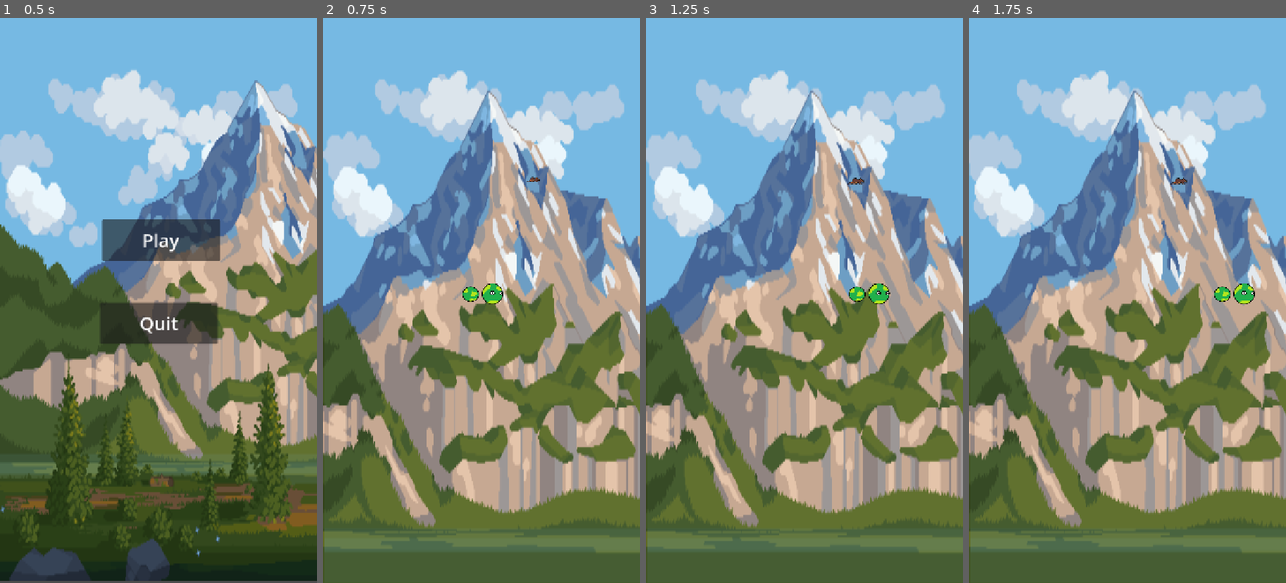
Above: before the commit, frames 1-4 (left to right).
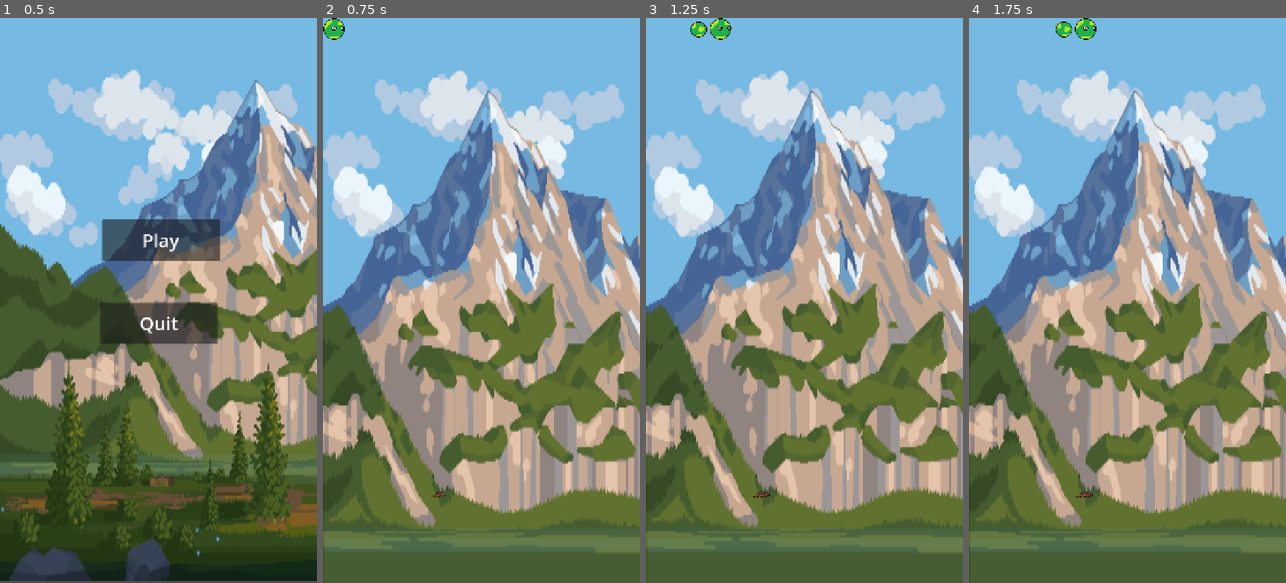
Above: after the commit, the same moments.

Repository: SonOchka/Snake
Game: Godot game, scene res://menu.tscn
Two runs of this game, one before a commit and one after it. Both use one fixed random seed, a clock stepped at 60 frames per second and the inputs below.
Inputs (mouse positions are in pixels of both pictures, inside the frame that each line leads up to):
- Up to frame 1 (0.5 s): no input
- Up to frame 2 (0.75 s): click "Play" at 0.5 s
- Up to frame 3 (1.25 s): no input
- Up to frame 4 (1.75 s): move the mouse to (1197, 272) at 1.27 s; hold Right (ui_right) from 1.28 s (still down); click (1197, 272) at 1.42 s

Frame 1 is identical in both runs. In frame 2, 0.6% of the frame differs, in the area x 0-69%, y 0-85%; in frame 3, 0.7%; in frame 4, 0.7%, in the area x 27-91%, y 0-85%.

Commit message:
fix position

Diff:
--- a/head.gd
+++ b/head.gd
@@ -21,8 +21,11 @@
 	add_to_group("head")
 
 	var screen_size = get_viewport().get_visible_rect().size
-	global_position = Vector2(round(screen_size.x / 2 / GRID_SIZE) * GRID_SIZE, round(screen_size.y / 2 / GRID_SIZE) * GRID_SIZE)
+	# старый метод позиционирования
+	#global_position = Vector2(round(screen_size.x / 2 / GRID_SIZE) * GRID_SIZE, round(screen_size.y / 2 / GRID_SIZE) * GRID_SIZE)
 
+	# убрал лишнее и сдвинул глобальную позицию в центр клетки
+	global_position = Vector2(GRID_SIZE / 2, GRID_SIZE / 2)
 
 	call_deferred("initialize_snake")
 	area_entered.connect(_on_area_entered)
--- a/main.tscn
+++ b/main.tscn
@@ -1,10 +1,6 @@
-[gd_scene load_steps=7 format=3 uid="uid://by08pfaqno0ax"]
+[gd_scene load_steps=3 format=3 uid="uid://by08pfaqno0ax"]
 
-[ext_resource type="Script" uid="uid://56o76hcttdem" path="res://head.gd" id="1_lquwl"]
-[ext_resource type="Texture2D" uid="uid://b7y7nyo38kq2h" path="res://i (1)-edited-free (carve.photos).png" id="2_7mycd"]
-[ext_resource type="Script" uid="uid://m8arkaeb2oh6" path="res://body_parts.gd" id="3_272bh"]
-[ext_resource type="Texture2D" uid="uid://ckr10dqymlws3" path="res://body.png" id="4_5vw27"]
-[ext_resource type="Texture2D" uid="uid://caebgsv51p2gl" path="res://body2.png" id="5_kek77"]
+[ext_resource type="Script" uid="uid://rdsy36tbjkc7" path="res://head.gd" id="1_lquwl"]
 
 [sub_resource type="CircleShape2D" id="CircleShape2D_4c57u"]
 radius = 13.0
@@ -17,21 +13,17 @@
 
 [node name="Sprite2D" type="Sprite2D" parent="Head"]
 scale = Vector2(0.374402, 0.424387)
-texture = ExtResource("2_7mycd")
 
 [node name="CollisionShape2D" type="CollisionShape2D" parent="Head"]
 shape = SubResource("CircleShape2D_4c57u")
 
 [node name="BodyParts" type="Node2D" parent="."]
-script = ExtResource("3_272bh")
 
 [node name="Segment1" type="Sprite2D" parent="BodyParts"]
 position = Vector2(164, 41)
 rotation = -3.14159
 scale = Vector2(0.366, 0.421)
-texture = ExtResource("4_5vw27")
 
 [node name="Segment2" type="Sprite2D" parent="BodyParts"]
 position = Vector2(74, 47)
 scale = Vector2(0.479, 0.427)
-texture = ExtResource("5_kek77")
--- a/project.godot
+++ b/project.godot
@@ -65,7 +65,6 @@
 
 [rendering]
 
-renderer/rendering_method="mobile"
 renderer/rendering_method="gl_compatibility"
 renderer/rendering_method.mobile="gl_compatibility"
 textures/vram_compression/import_etc2_astc=true
--- a/rat.gd
+++ b/rat.gd
@@ -1,6 +1,6 @@
 extends Area2D
 
-const GRIDE_SIZE = 32
+const GRIDE_SIZE = 48
 const RAT_SCENE = preload("res://rat.tscn")
 
 var is_eaten = false
@@ -24,7 +24,12 @@
 	var new_x = (randi() % max_x + 1) * GRIDE_SIZE
 	var new_y = (randi() % max_y + 1) * GRIDE_SIZE
 
-	global_position = Vector2(new_x, new_y)
+	# старыйый метод позиционирования
+	#global_position = Vector2(new_x, new_y)
+
+	# сдвинул мышь в центр клетки но в минус.
+	# todo возможно будет иногда выпадать за левый тдт верхний край. нужно проверить.
+	global_position = Vector2(new_x - (GRIDE_SIZE / 2), new_y - (GRIDE_SIZE / 2))
 
 	scale = Vector2(0.5, 0.5)
 	var tween = create_tween()
--- a/rat.tscn
+++ b/rat.tscn
@@ -3,21 +3,18 @@
 [ext_resource type="Script" uid="uid://06bwnt4ogcgo" path="res://rat.gd" id="1_xl1m0"]
 [ext_resource type="Texture2D" uid="uid://bfu66kpxqcqgi" path="res://Rat.png" id="2_xl1m0"]
 
-[sub_resource type="CircleShape2D" id="CircleShape2D_xl1m0"]
-radius = 7.0
+[sub_resource type="RectangleShape2D" id="RectangleShape2D_xl1m0"]
 
 [node name="Rat" type="Area2D"]
 light_mask = 2
-position = Vector2(0, 1)
 script = ExtResource("1_xl1m0")
 metadata/_edit_group_ = true
 
 [node name="Sprite2D" type="Sprite2D" parent="."]
-position = Vector2(1, 0)
 scale = Vector2(1.5, 1.5)
 texture = ExtResource("2_xl1m0")
+offset = Vector2(1.5, -12)
 
 [node name="CollisionShape2D" type="CollisionShape2D" parent="."]
-position = Vector2(0, 17)
 scale = Vector2(1.5, 1.5)
-shape = SubResource("CircleShape2D_xl1m0")
+shape = SubResource("RectangleShape2D_xl1m0")
--- /dev/null
+++ b/testLevel.gd
@@ -0,0 +1,27 @@
+extends Node2D
+
+var GRID_SIZE = 48
+var GRID = [20, 50]
+
+# встроенный метод рисования
+func _draw():
+	# перебираем по x
+	for x in range(self.GRID[0]):
+		# перебераем по y
+		for y in range(self.GRID[1]):
+			# рисуем квадрат в нужной клетке например первый будет 0,0
+			showSquareByCell(x,y)
+
+# рисует квадрат на сетке где x это очередность по x, а y очередность по y
+func showSquareByCell(x, y):
+	# позиции точек для линий что бы нарисовать квадрат
+	var points = [
+		Vector2(x * self.GRID_SIZE, y * self.GRID_SIZE),
+		Vector2((x * self.GRID_SIZE) + self.GRID_SIZE, y * self.GRID_SIZE),
+		Vector2((x * self.GRID_SIZE) + self.GRID_SIZE, (y * self.GRID_SIZE) + self.GRID_SIZE),
+		Vector2(x * self.GRID_SIZE, (y * self.GRID_SIZE) + self.GRID_SIZE),
+		Vector2(x * self.GRID_SIZE, y * self.GRID_SIZE),
+	]
+	var color = Color(1, 0, 0, 1) # красный цвет
+	var width = 1 # ширина линии
+	draw_polyline(points, color, width)
--- /dev/null
+++ b/testLevel.tscn
@@ -0,0 +1,13 @@
+[gd_scene load_steps=4 format=3 uid="uid://ci61rn675ikgc"]
+
+[ext_resource type="PackedScene" uid="uid://b0twg4ufy2jtb" path="res://rat.tscn" id="1_21xmu"]
+[ext_resource type="Script" uid="uid://cbw0jlw8fnbw0" path="res://testLevel.gd" id="1_aldhi"]
+[ext_resource type="PackedScene" uid="uid://oxirj2an8gfa" path="res://snake.tscn" id="2_8i3m3"]
+
+[node name="level" type="Node2D"]
+script = ExtResource("1_aldhi")
+
+[node name="Rat" parent="." instance=ExtResource("1_21xmu")]
+
+[node name="Snake" parent="." instance=ExtResource("2_8i3m3")]
+visibility_layer = 1
Not shown, added: testLevel.gd.uid
Not shown, changed: .gitignore
